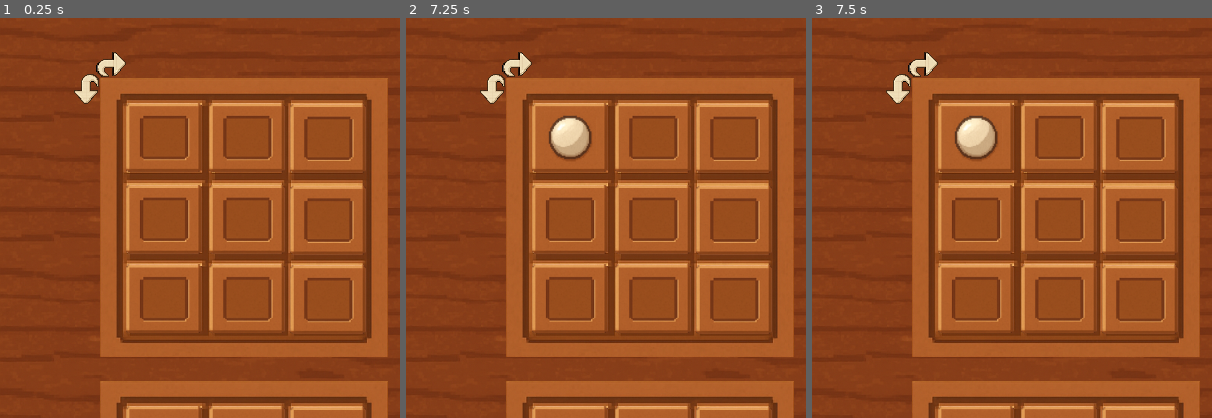
Above: before the commit, frames 1-3 (left to right).
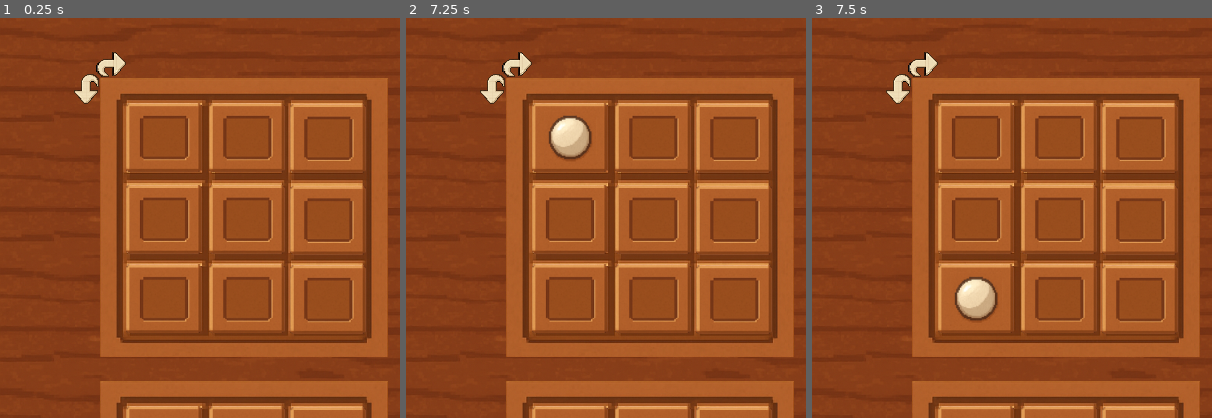
Above: after the commit, the same moments.

Repository: alonn201/Pentago
Game: Godot game, scene res://Scenes/pentago.tscn
Same seed, same stepped clock (60 frames per second), same inputs: the game is played once before the commit and once after it. This scene is started directly instead of the project's main scene.
Inputs (mouse positions are % of the whole screen's width and height, from its top left):
- Up to frame 1 (0.25 s): no input
- Up to frame 2 (7.25 s): tap Enter at 0.5, 2, 3.5 s; move the mouse to (20, 18) at 0.52 s; click (20, 18) at 0.67 s; tap Space at 1.25, 2.75, 4.25 s; move the mouse to (31, 18) at 1.27 s; click (31, 18) at 1.42 s; move the mouse to (41, 19) at 2.02 s; click (41, 19) at 2.17 s; move the mouse to (20, 29) at 2.77 s; click (20, 29) at 2.92 s; move the mouse to (31, 29) at 3.52 s; click (31, 29) at 3.67 s; move the mouse to (41, 29) at 4.27 s; click (41, 29) at 4.42 s; move the mouse to (20, 39) at 5.02 s; click (20, 39) at 5.17 s; move the mouse to (31, 39) at 5.77 s; click (31, 39) at 5.92 s; move the mouse to (41, 39) at 6.52 s; click (41, 39) at 6.67 s
- Up to frame 3 (7.5 s): move the mouse to (11, 12) at 7.27 s; click (11, 12) at 7.42 s
The pictures show only the part of the screen within x 0-50%, y 4-54%; the shares and areas given below are measured in that part.

Frames 1-2 are identical in both runs. In frame 3, 2.4% of the frame differs, in the area x 35-48%, y 24-76%.

Commit message:
island sync turn logic

Diff:
--- a/Scripts/pentago.gd
+++ b/Scripts/pentago.gd
@@ -3,13 +3,17 @@
 
 const Globals = preload("res://Scripts/globals.gd")
 
+enum TurnState { OTHER, CELLS, TURN }
+
+
 @onready var board = $Board
 
 var player_turn := Globals.CellType.EMPTY
-var was_previous_turn := false
+var turn_state := TurnState.CELLS
 
 func _ready() -> void:
 	board.cell_click.connect(_handle_board_click)
+	board.island_turn_direction.connect(_handle_island_turn)
 
 	if is_multiplayer_authority():
 		_handle_player_turn_assignment()
@@ -26,9 +30,8 @@
 	return (is_multiplayer_authority() and player_turn == Globals.CellType.WHITE) \
 	or (not is_multiplayer_authority() and player_turn == Globals.CellType.BLACK)
 
-
 func _handle_board_click(island_index: int, cell_index: int) -> void:
-	if (not is_player_turn() or was_previous_turn):
+	if (not is_player_turn() or turn_state != TurnState.CELLS):
 		return
 
 	var clicked_island: Island = board.islands[island_index]
@@ -41,13 +44,30 @@
 	var current_turn_color = int(is_multiplayer_authority())
 	var placed_type = turns[current_turn_color]
 	_set_cell(island_index, cell_index, placed_type)
-	was_previous_turn = true
-	_set_player_turn(turns[(current_turn_color + 1) % 2])
+	turn_state = TurnState.TURN
 
 func _set_cell(island_index: int, cell_index: int, cell_type: Globals.CellType) -> void:
 	board.islands[island_index].cells[cell_index].type = cell_type
 	rpc("rpc_sync_cell", island_index, cell_index, cell_type)
 	print("setting cell", "island_index=", island_index, "\t", "cell_index=", cell_index, "\t", "cell_type=", cell_type)
+
+func _handle_island_turn(island_index: int, direction: Globals.TurnDirection) -> void:
+	if (not is_player_turn() or turn_state != TurnState.TURN):
+		return
+
+	_turn_island(island_index, direction)
+	turn_state = TurnState.OTHER
+
+	var turns = [Globals.CellType.BLACK, Globals.CellType.WHITE]
+	var next_turn = turns[(int(is_multiplayer_authority()) + 1) % 2]
+	_set_player_turn(next_turn)
+
+func _turn_island(island_index: int, direction: Globals.TurnDirection) -> void:
+	var island: Island = board.islands[island_index]
+	island.turn(direction)
+	rpc("rpc_sync_island_turn", island_index, direction)
+	print("turning island", "island_index=", island_index, "\t", "direction=", direction)
+
 
 @rpc("any_peer")
 func rpc_sync_player_turn(turn: Globals.CellType) -> void:
@@ -57,5 +77,11 @@
 @rpc("any_peer")
 func rpc_sync_cell(island_index: int, cell_index: int, cell_type: Globals.CellType) -> void:
 	board.islands[island_index].cells[cell_index].type = cell_type
-	was_previous_turn = false
+	turn_state = TurnState.CELLS
 	print("setting cell", "island_index=", island_index, "\t", "cell_index=", cell_index, "\t", "cell_type=", cell_type)
+
+@rpc("any_peer")
+func rpc_sync_island_turn(island_index: int, direction: Globals.TurnDirection) -> void:
+	var island: Island = board.islands[island_index]
+	island.turn(direction)
+	print("turning island", "island_index=", island_index, "\t", "direction=", direction)
